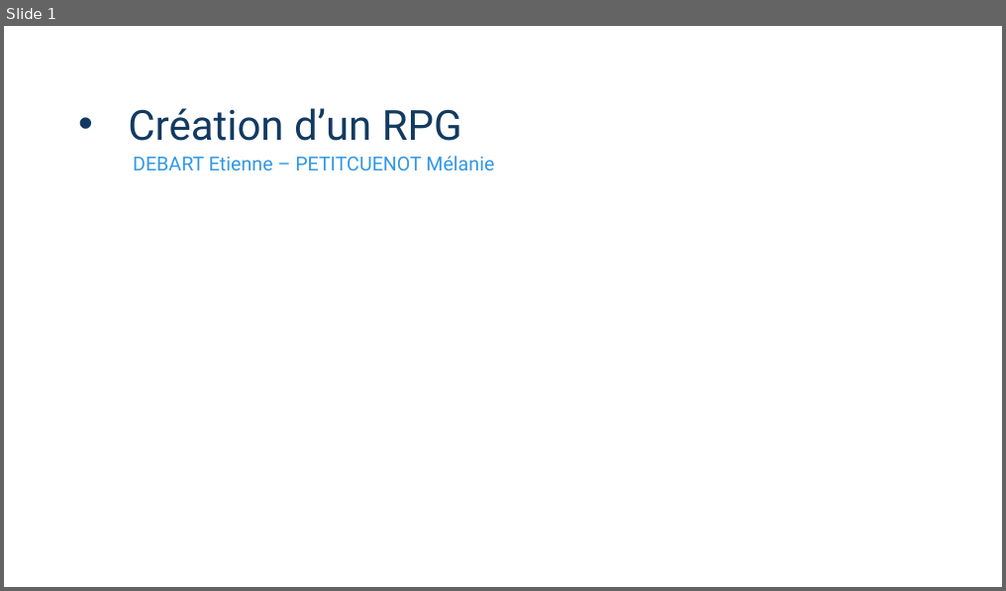
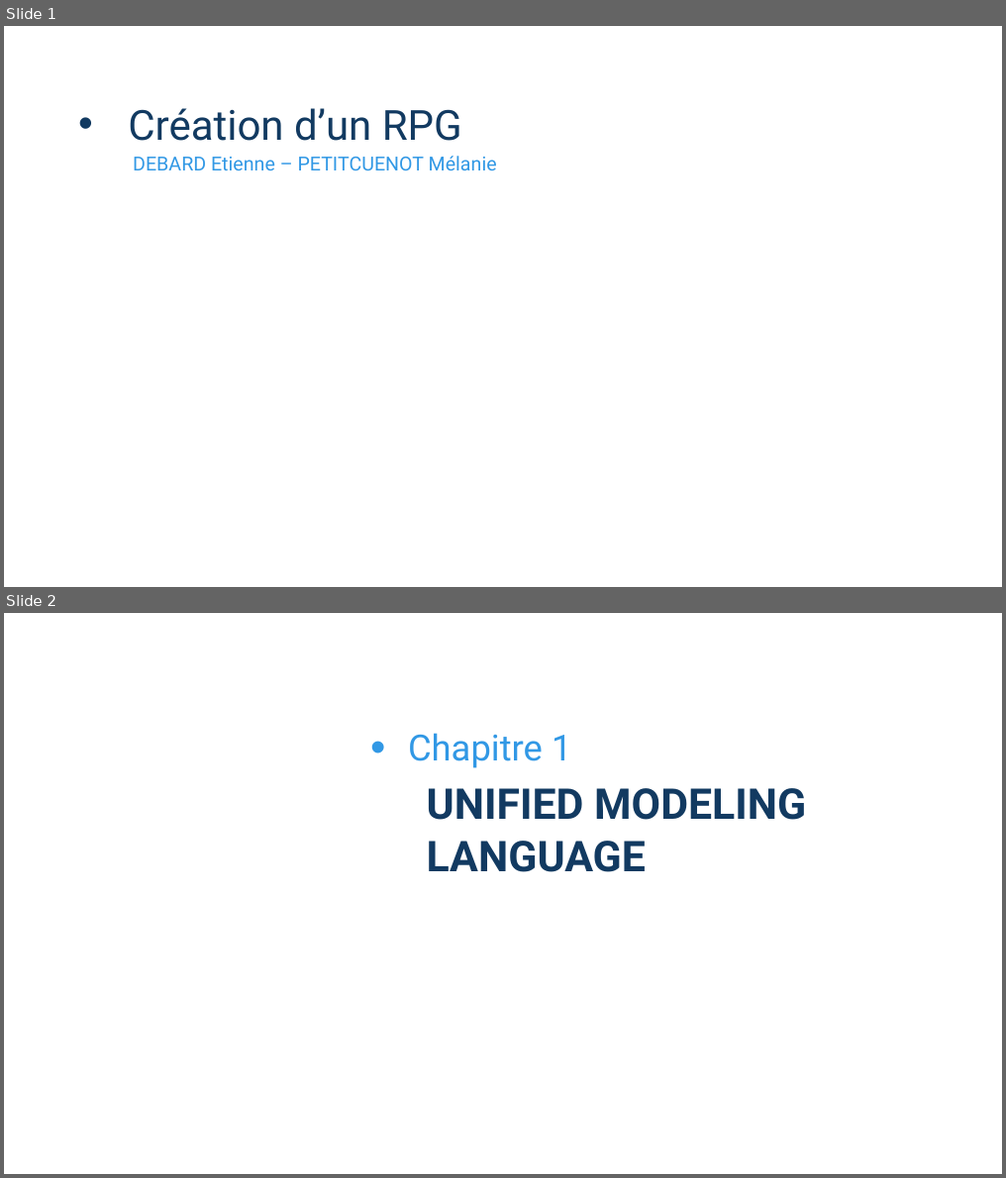
Before and after one commit to PolytechLyon-Etienne-Melanie/RPG, a slide deck: Diapo/DIapo.pptx. Shown one above the other, each under a label of ours: slide 1 before the commit, slides 1 and 2 after it. The pictures are 1006x591 and 1006x1178 pixels, drawn with LibreOffice and Linux fonts; fonts in the diff are those of the drawing; background and template pictures are left out. Boxes give left, top, right and bottom in pixels: in the first picture for what was removed or moved away, otherwise in the second. Text is boxed around its words. In the diff, an @@ line names an element or a change of style, - is before the commit and + after.

```diff
--- a/Diapo/DIapo.pptx
+++ b/Diapo/DIapo.pptx
@@ slide 2 added at (4, 613, 1002, 1174), background picture (left out) @@
@@ subtitle added at (408, 733, 571, 768), 26 pt, text #3198E5 @@
+• Chapitre 1
@@ title added at (427, 788, 806, 872), 30.6 pt, text #123A61, bold @@
+UNIFIED MODELING LANGUAGE
@@ slide 1 changed as well @@
@@ subtitle at (133, 156, 497, 171): text changed @@
-DEBART Etienne – PETITCUENOT Mélanie
+DEBARD Etienne – PETITCUENOT Mélanie
```
Also in this commit, not shown: 4 other slides changed, 3 other slides added, 4 slides removed, 1 other file.
